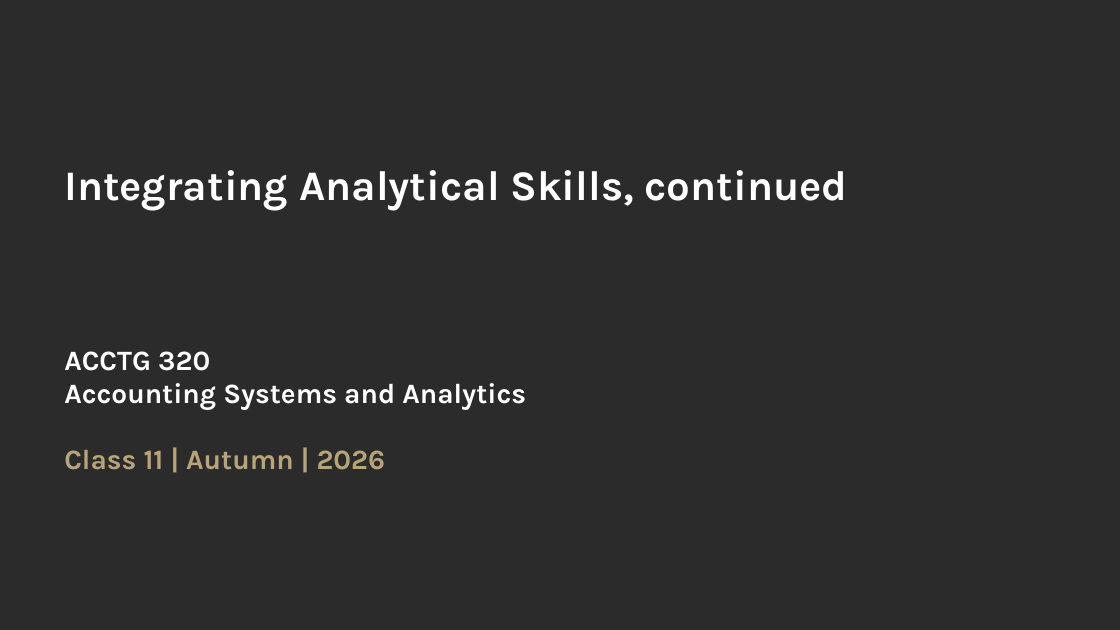
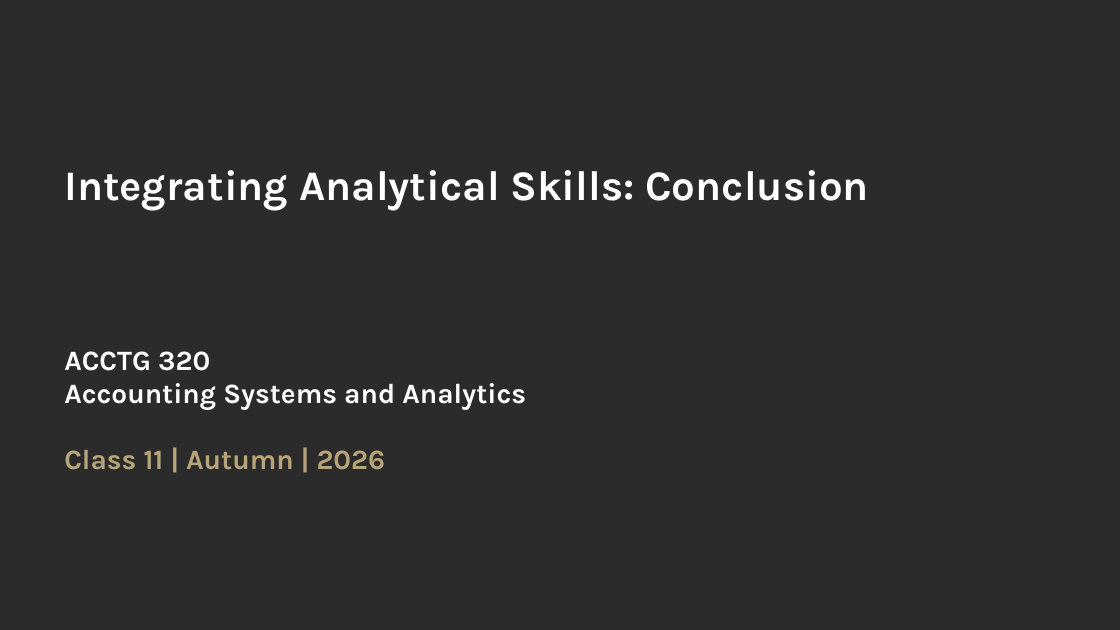
Before and after one commit to ashercurtis/slides.io, a slide deck: slide 1 of ACCTG320/ACCTG320Class11_2026.pptx. Drawn at 1120x630 pixels with LibreOffice and Linux fonts; fonts in the diff are those of the drawing; background and template pictures are left out; a plain dark background stands for a picture behind light text. Boxes give left, top, right and bottom in pixels: in the first picture for what was removed or moved away, otherwise in the second. Text is boxed around its words. In the diff, an @@ line names an element or a change of style, - is before the commit and + after.

```diff
--- a/ACCTG320/ACCTG320Class11_2026.pptx
+++ b/ACCTG320/ACCTG320Class11_2026.pptx
@@ text at (64,170,869,211): text changed @@
-Integrating Analytical Skills, continued
+Integrating Analytical Skills: Conclusion
```
Also in this commit, not shown: 6 other slides changed, 3 slides added, 10 slides removed, 1 other file.
